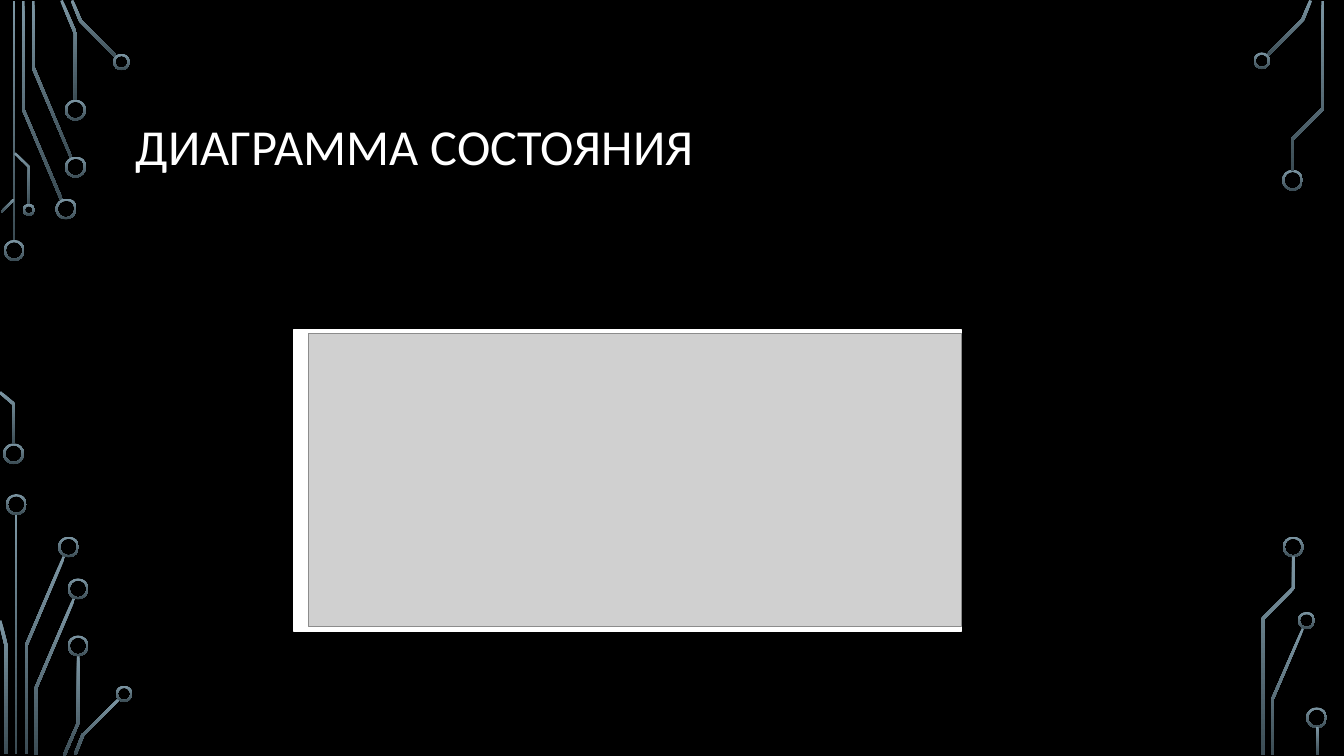
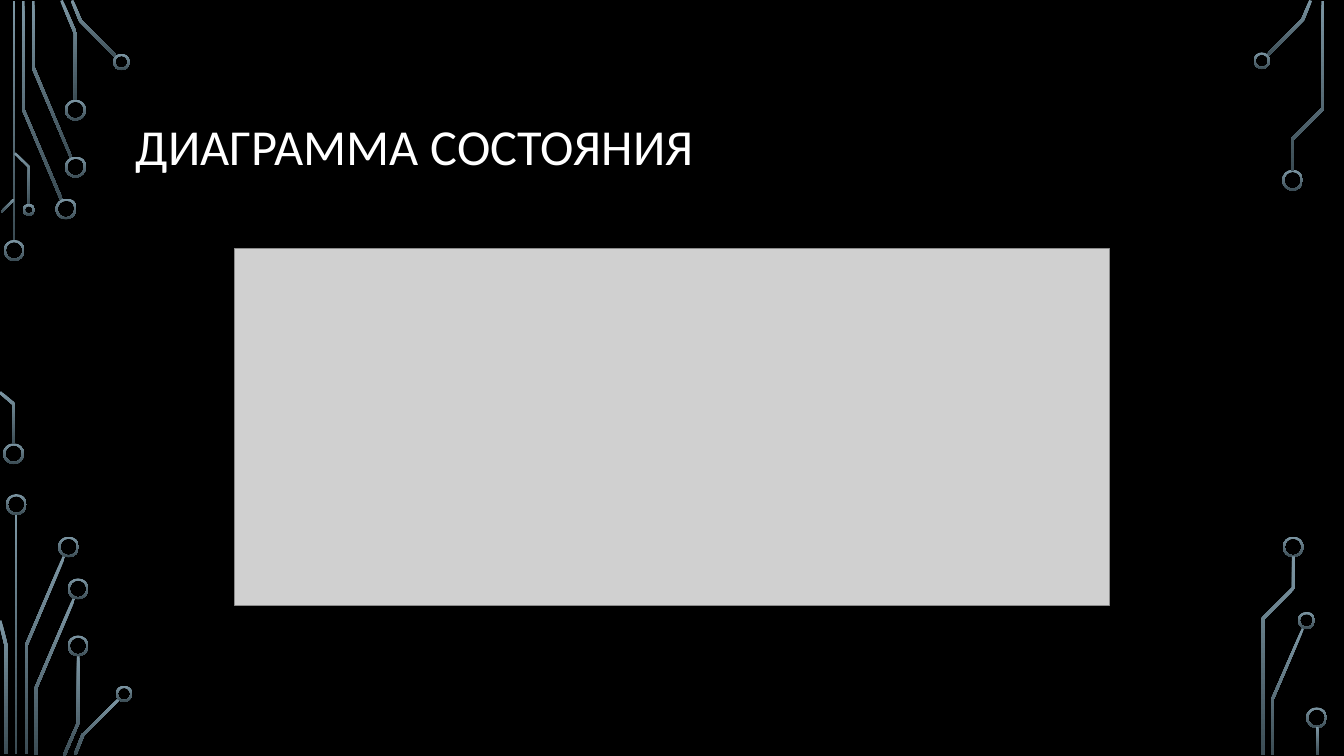
Before and after one commit to amphyzale/Distributed-Software-Systems, a slide deck: slide 11 of Course-Project/Car Crash Today End.pptx. Drawn at 1344x756 pixels with LibreOffice and Linux fonts; fonts in the diff are those of the drawing; grey boxes stand for pictures; background and template pictures are left out. Boxes give left, top, right and bottom in pixels: in the first picture for what was removed or moved away, otherwise in the second. Text is boxed around its words. In the diff, an @@ line names an element or a change of style, - is before the commit and + after.

```diff
--- a/Course-Project/Car Crash Today End.pptx
+++ b/Course-Project/Car Crash Today End.pptx
@@ picture: place and size @@
-picture at (309, 334, 962, 627)
+picture at (235, 248, 1109, 606)
@@ rectangle removed at (293, 330, 962, 631) @@
```
Also in this commit, not shown: 6 other slides changed, 1 slide added, 1 slide removed, 3 other files.
